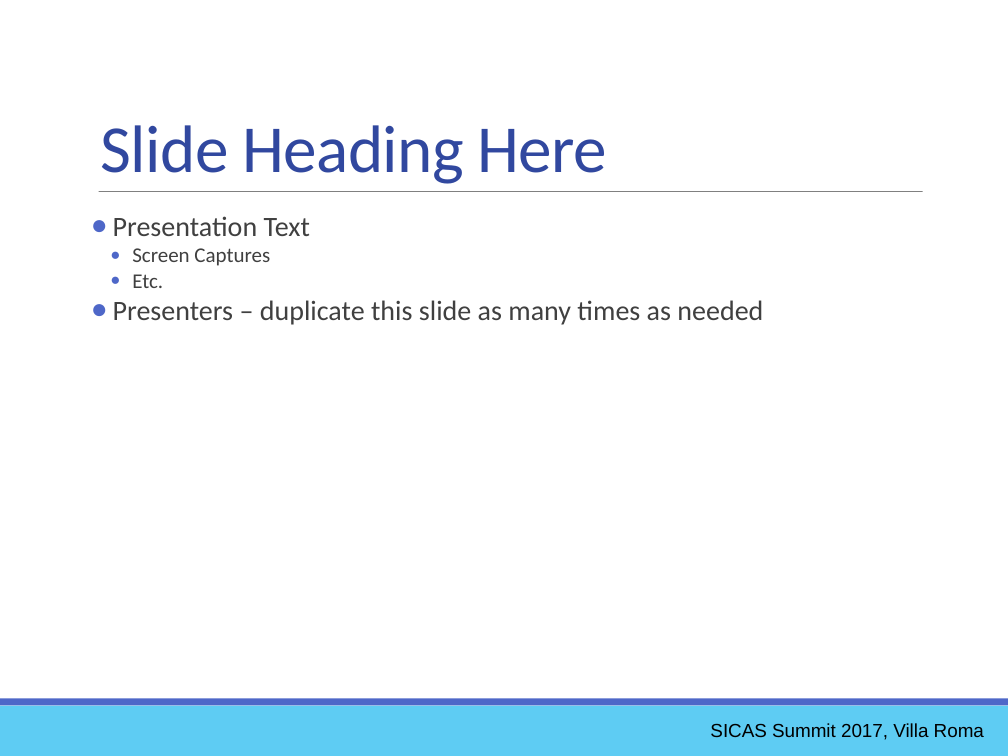
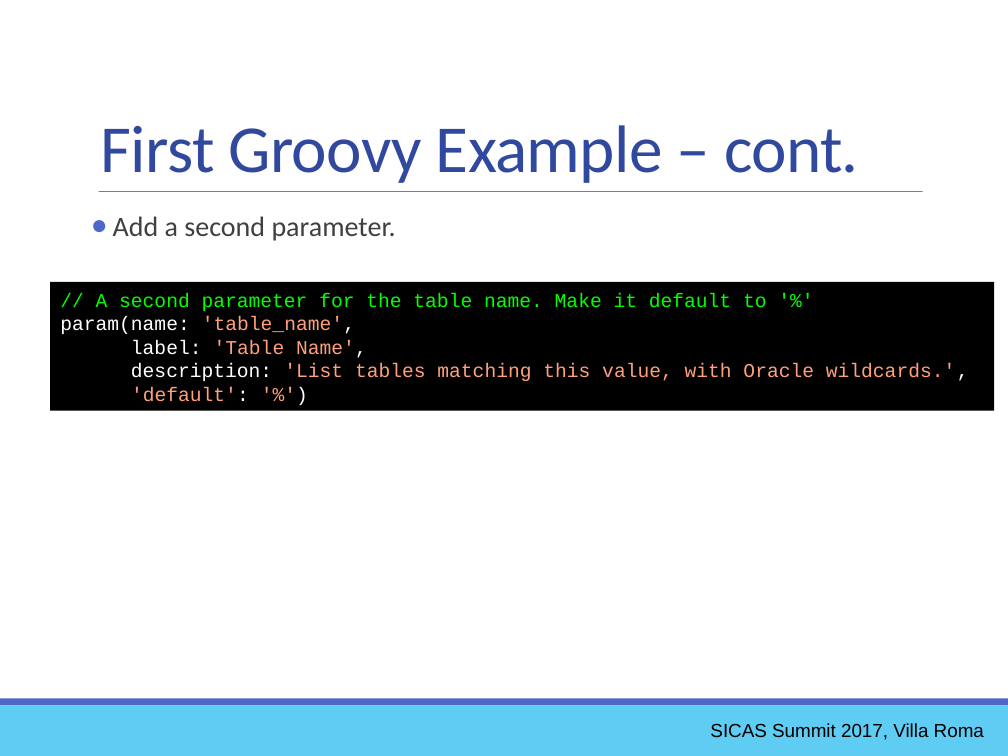
Before and after one commit to ewcole/simple_report, a slide deck: slide 16 of docs/SICAS_2017/Cole_Drop-In Reporting with Groovy.pptx (slide 15 before the commit). Drawn at 1008x756 pixels with LibreOffice and Linux fonts; fonts in the diff are those of the drawing. Boxes give left, top, right and bottom in pixels: in the first picture for what was removed or moved away, otherwise in the second. Text is boxed around its words. In the diff, an @@ line names an element or a change of style, - is before the commit and + after.

Commit message:
Complete slides for first groovy example

```diff
--- a/docs/SICAS_2017/Cole_Drop-In Reporting with Groovy.pptx
+++ b/docs/SICAS_2017/Cole_Drop-In Reporting with Groovy.pptx
@@ text at [101,125,859,183]: text changed @@
-Slide Heading Here
+First Groovy Example – cont.
@@ text at [113,216,396,241]: text changed @@
-● Presentation Text
-      ● Screen Captures
-      ● Etc.
-● Presenters – duplicate this slide as many times as needed
+● Add a second parameter.
@@ rectangle added at [50,282,994,411], fill #000000, 14 pt, text #FFA07A @@
+// A second parameter for the table name. Make it default to '%'
+param(name: 'table_name',
+label: 'Table Name',
+description: 'List tables matching this value, with Oracle wildcards.',
+'default': '%')
```
Also in this commit, not shown: 2 other slides changed, 2 slides added, 1 slide removed, 1 other file.
